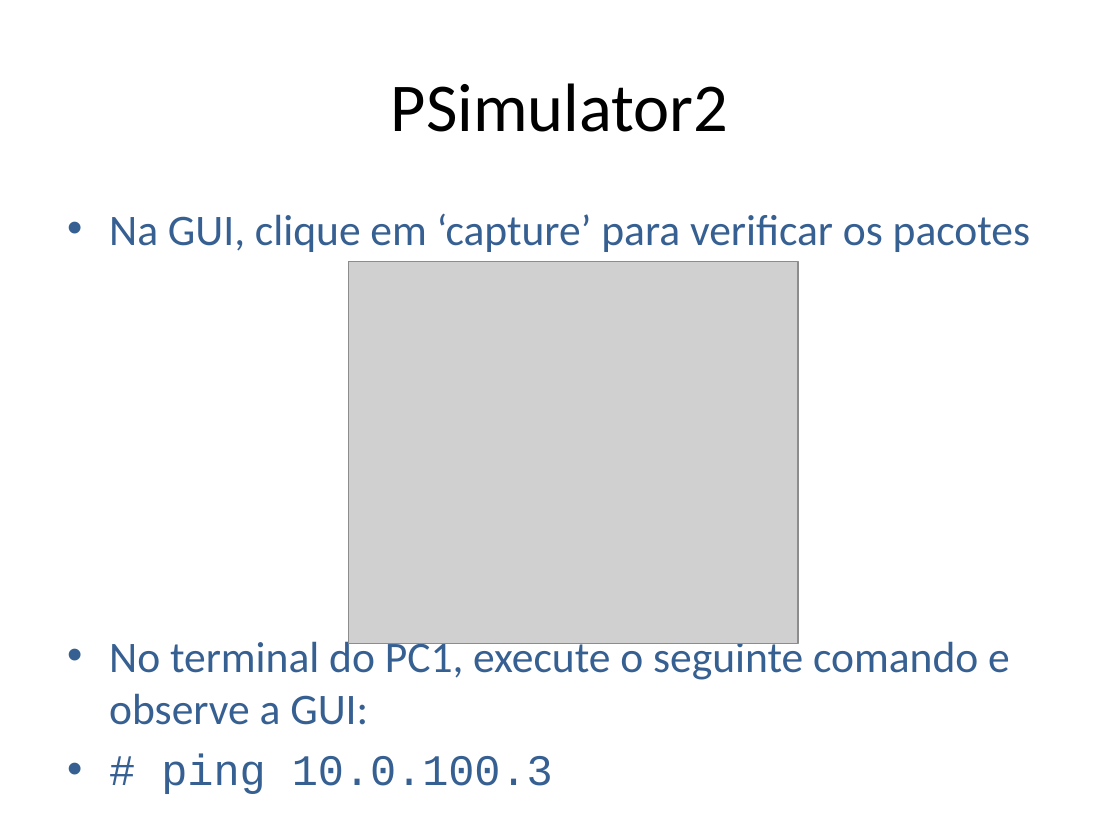
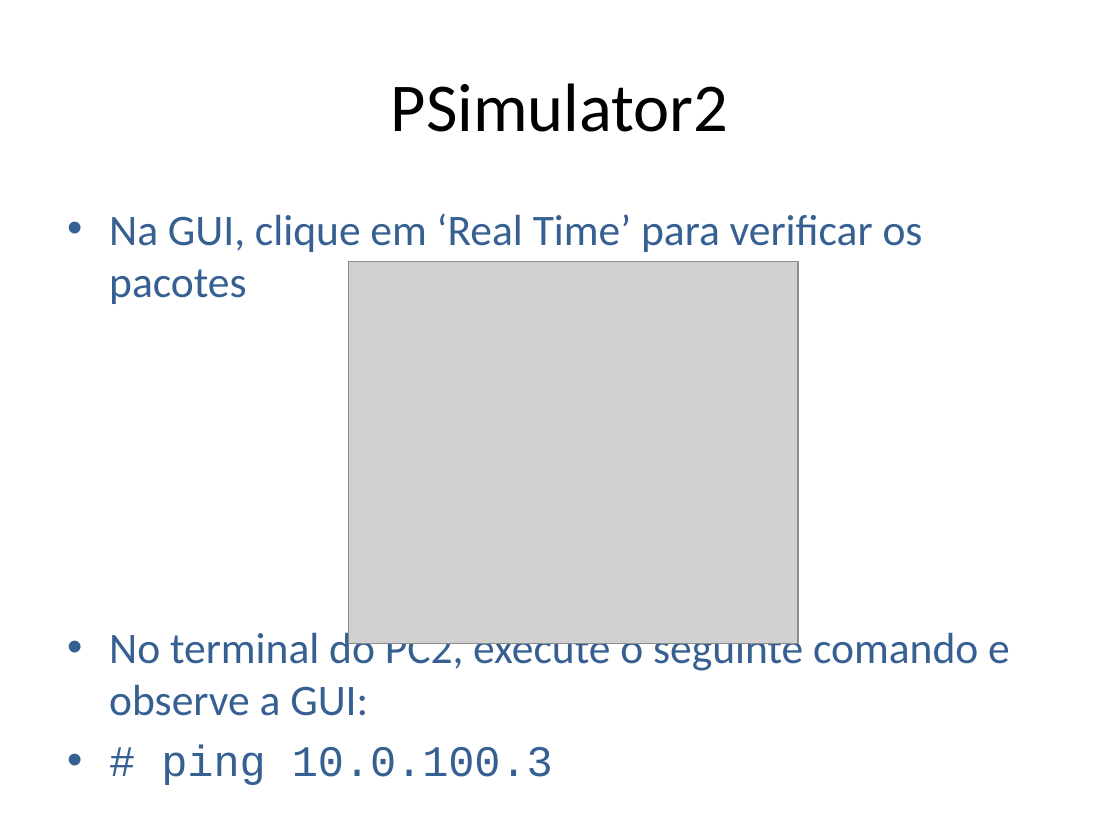
Before and after one commit to niviaquental/niviaquental.github.io, a slide deck: slide 36 of Presentations/Aula08-Rede-IPIntro/08-Rede-IPIntro.pptx. Drawn at 1120x840 pixels with LibreOffice and Linux fonts; fonts in the diff are those of the drawing; grey boxes stand for pictures; background and template pictures are left out. Boxes give left, top, right and bottom in pixels: in the first picture for what was removed or moved away, otherwise in the second. Text is boxed around its words. In the diff, an @@ line names an element or a change of style, - is before the commit and + after.

```diff
--- a/Presentations/Aula08-Rede-IPIntro/08-Rede-IPIntro.pptx
+++ b/Presentations/Aula08-Rede-IPIntro/08-Rede-IPIntro.pptx
@@ text at [109, 213, 1010, 716]: text changed @@
-• Na GUI, clique em ‘capture’ para verificar os pacotes
-• No terminal do PC1, execute o seguinte comando e observe a GUI:
+• Na GUI, clique em ‘Real Time’ para verificar os pacotes
+• No terminal do PC2, execute o seguinte comando e observe a GUI:
```
Also in this commit, not shown: 4 other slides changed, 1 slide added, 3 other files.
